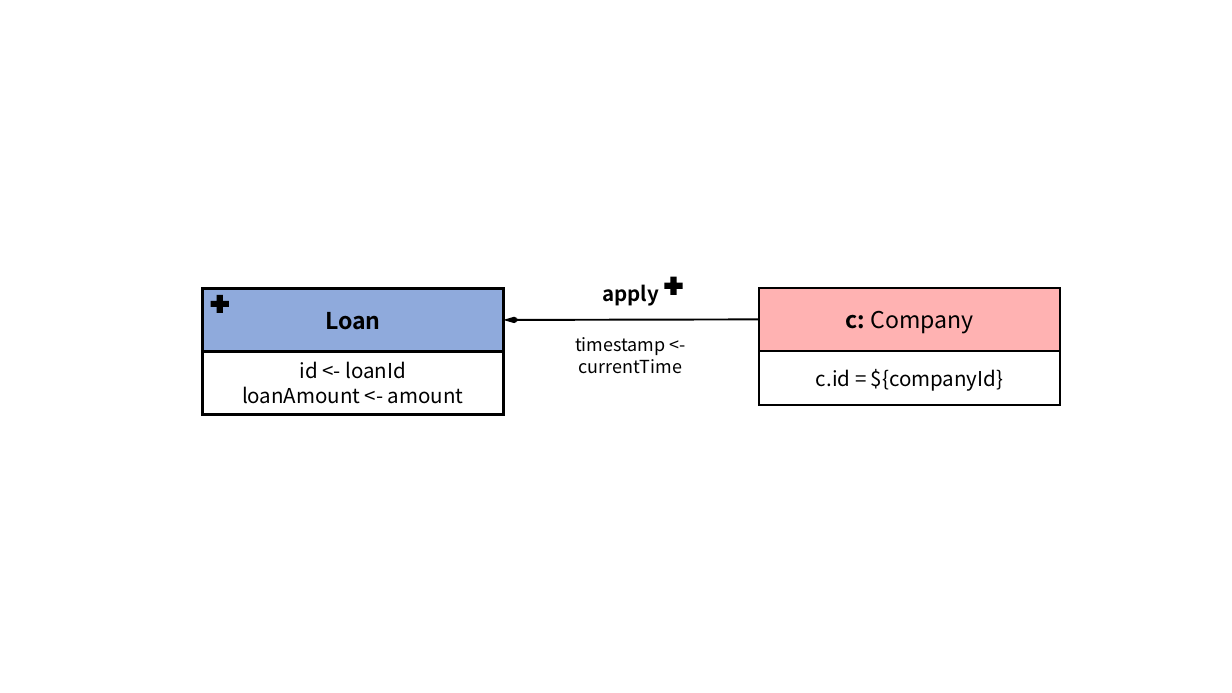
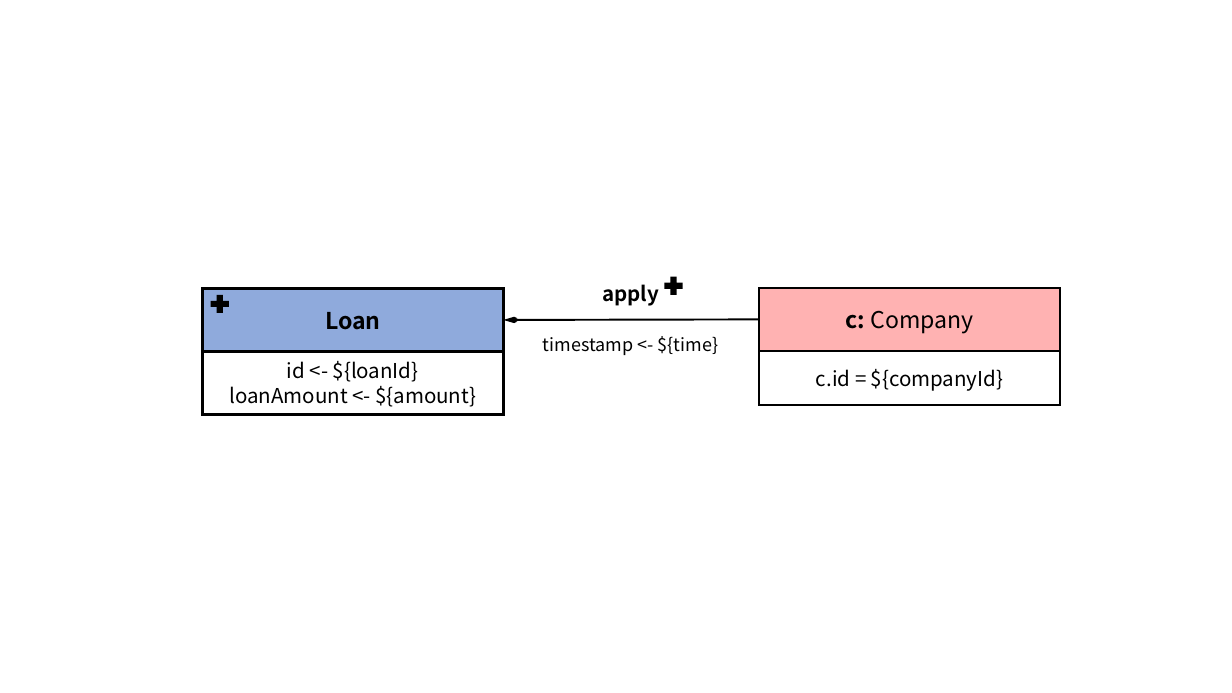
Before and after one commit to ldbc/ldbc_finbench_docs, a slide deck: slide 6 of patterns/transaction-write.pptx. Drawn at 1232x693 pixels with LibreOffice and Linux fonts; fonts in the diff are those of the drawing. Boxes give left, top, right and bottom in pixels: in the first picture for what was removed or moved away, otherwise in the second. Text is boxed around its words. In the diff, an @@ line names an element or a change of style, - is before the commit and + after.

```diff
--- a/patterns/transaction-write.pptx
+++ b/patterns/transaction-write.pptx
@@ text at (x1=543, y1=336, x2=719, y2=355): text changed @@
-timestamp <- currentTime
+timestamp <- ${time}
@@ text in rectangle at (x1=229, y1=361, x2=476, y2=407): text changed @@
-id <- loanId
-loanAmount <- amount
+id <- ${loanId}
+loanAmount <- ${amount}
```
Also in this commit, not shown: 10 other slides changed, 43 other files.
